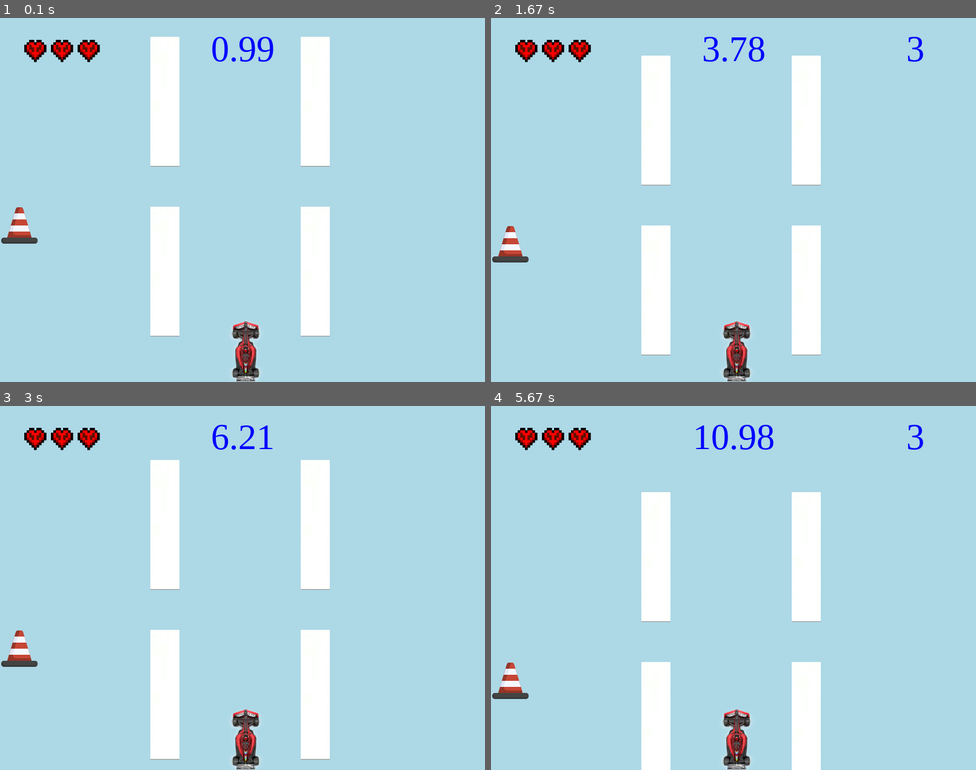
Above: before the commit, frames 1-4 (two rows, left to right).
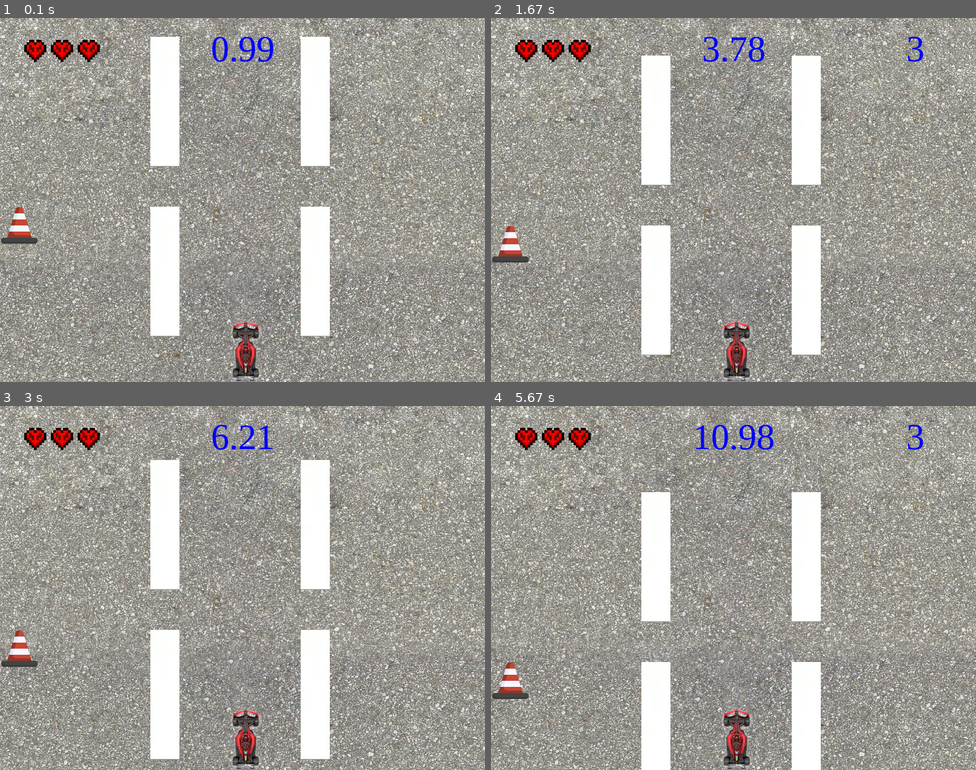
Above: after the commit, the same moments.

Repository: makuchaku/formula-one-racing-pygame
Game: pygame game, started from code/main.py
The game is run twice, just before and just after one commit, with the same random seed, the same clock (stepped at 60 frames per second) and the same inputs.
Inputs:
- Up to frame 1 (0.1 s): no input
- Up to frame 2 (1.67 s): hold Right 0.33-0.8 s; hold Right 0.83-1.3 s; hold Left from 1.33 s (still down)
- Up to frame 3 (3 s): release Left at 1.87 s; hold Left 1.9-2.3 s; hold Right 2.33-2.97 s
- Up to frame 4 (5.67 s): hold Left 3-3.47 s; hold Right 3.5-3.97 s; hold Right 4-4.47 s; hold Left 4.5-5.03 s; hold Left 5.07-5.47 s; hold Right from 5.5 s (still down)

The runs differ from the first frame. In frame 1, 90% of the frame differs, in the area x 0-100%, y 0-100%; in frame 2, 90%; in frame 3, 90%; in frame 4, 90%.

Commit message:
finished backdrop

Diff:
--- a/code/game.py
+++ b/code/game.py
@@ -29,16 +29,17 @@
     def __init__(self):
         self.energy_released = 0
 
-        # Init pygame
+    # Init pygame
         pygame.font.init()
-        window = pygame.display.set_mode((screen_width, screen_height))
-        window.fill('light blue')
         self.obstacle1 = Obstacle(self, 0, obstacle_start_x, obstacle_start_x, sprite_box, "Obstacle1")
         self.obstacle2 = Obstacle(self, 0, obstacle_start_x, obstacle_start_x, sprite_box, "Obstacle2")
-        # Init sound
+    # Init sound
         pygame.mixer.init()
         self.car = None
 
+    def render_background(self):
+        background_image = pygame.image.load('./assets/road.jpg')
+        window.blit(background_image, (0, 0))
 
     # Creates all sprites
     def create_sprites(self):
@@ -103,10 +104,8 @@
 
             # Cleans the screen
             ## ONLY DO THIS BEFORE RENDERING ALL SPRITES
-            window.fill('light blue')
-
+            self.render_background()
             # Set up all positions
-            # self.car.move_y(-1)
             # time.sleep(1/speed)
             self.car.draw()
 
--- a/code/sprite.py
+++ b/code/sprite.py
@@ -16,9 +16,6 @@
         self.game = game
         self.sprite_x = sprite_x
         self.sprite_y = sprite_y
-        # if type == 'car':
-        #    self.texture =  pygame.transform.scale(pygame.image.load('./assets/car1.png'), (64, 64))
-        # el
         if type == 'obstacle':
             self.texture = pygame.image.load('./assets/obstacle.png')
         else:
Binary file added: assets/road.jpg
